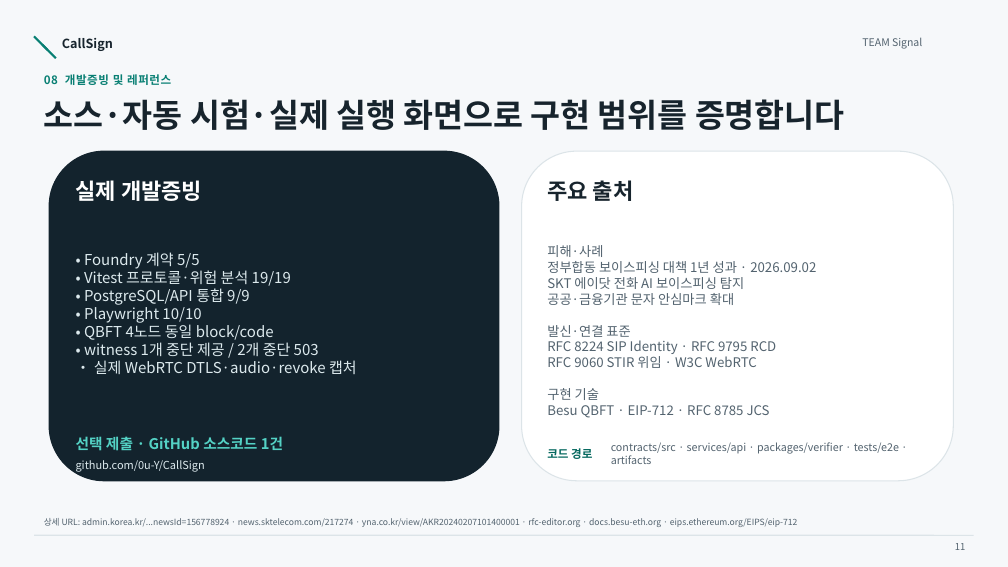
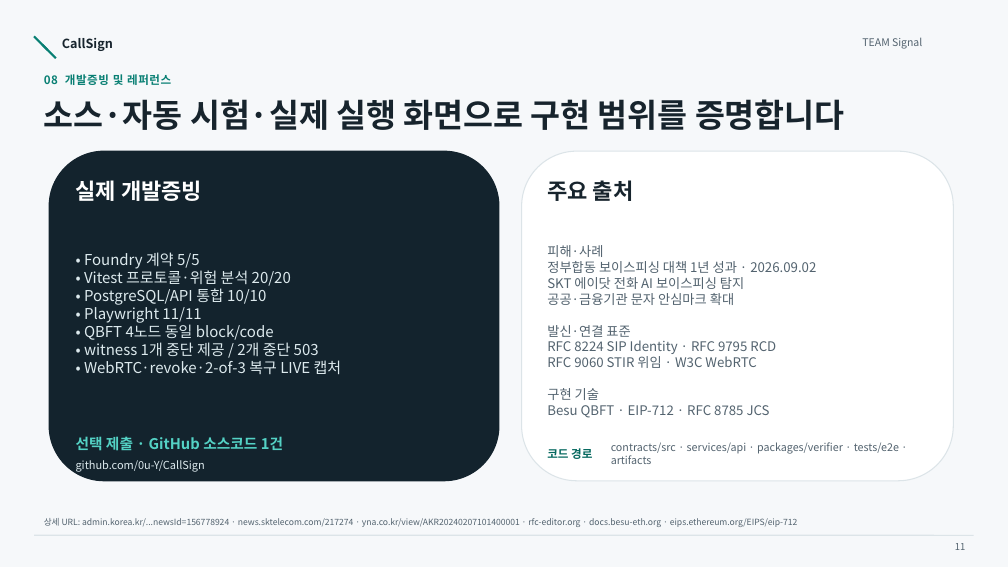
Before and after one commit to 0u-Y/CallSign, a slide deck: slide 11 of submission/CallSign_기획제안서.pptx. Drawn at 1008x567 pixels with LibreOffice and Linux fonts; fonts in the diff are those of the drawing. Boxes give left, top, right and bottom in pixels: in the first picture for what was removed or moved away, otherwise in the second. Text is boxed around its words. In the diff, an @@ line names an element or a change of style, - is before the commit and + after.

```diff
--- a/submission/CallSign_기획제안서.pptx
+++ b/submission/CallSign_기획제안서.pptx
@@ text at (84,268,291,323): text changed @@
-• Vitest 프로토콜·위험 분석 19/19
-• PostgreSQL/API 통합 9/9
-• Playwright 10/10
+• Vitest 프로토콜·위험 분석 20/20
+• PostgreSQL/API 통합 10/10
+• Playwright 11/11
@@ text at (84,360,342,374): text changed @@
-• 실제 WebRTC DTLS·audio·revoke 캡처
+• WebRTC·revoke·2-of-3 복구 LIVE 캡처
```
Also in this commit, not shown: 1 other slide changed, 43 other files.
